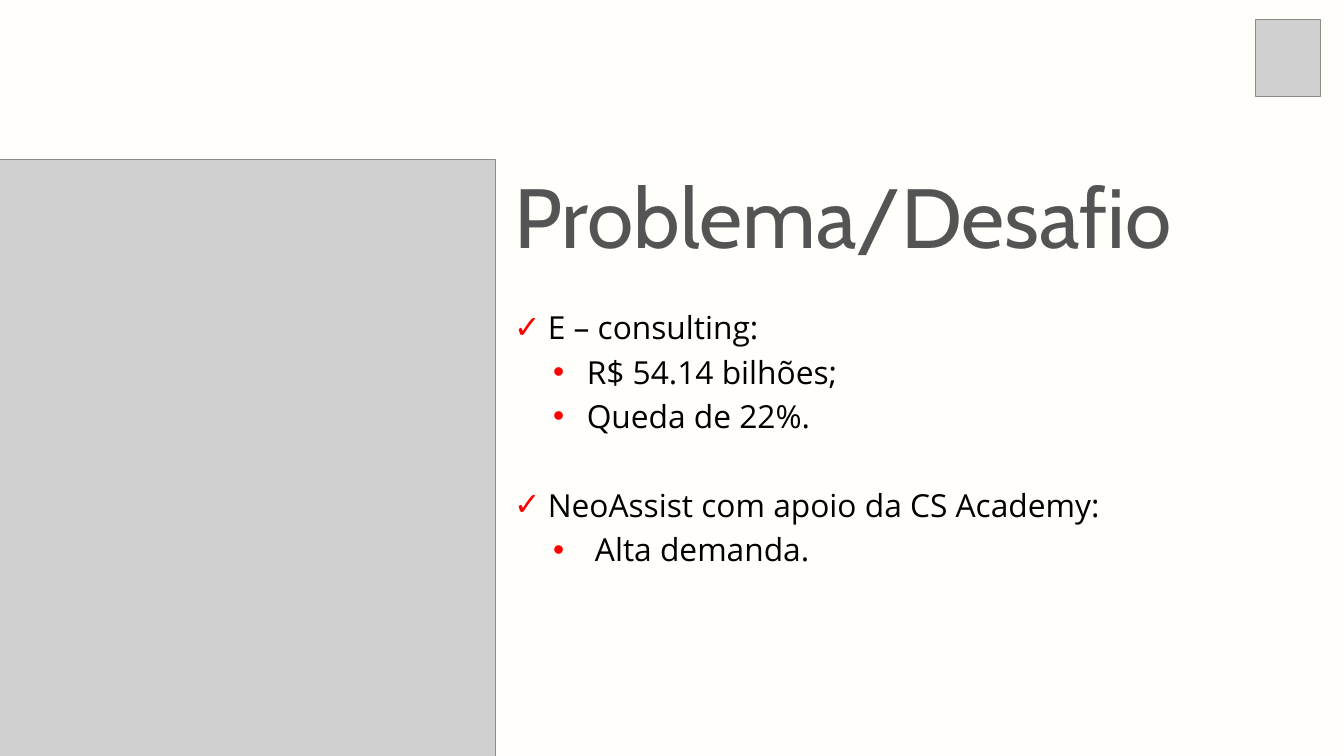
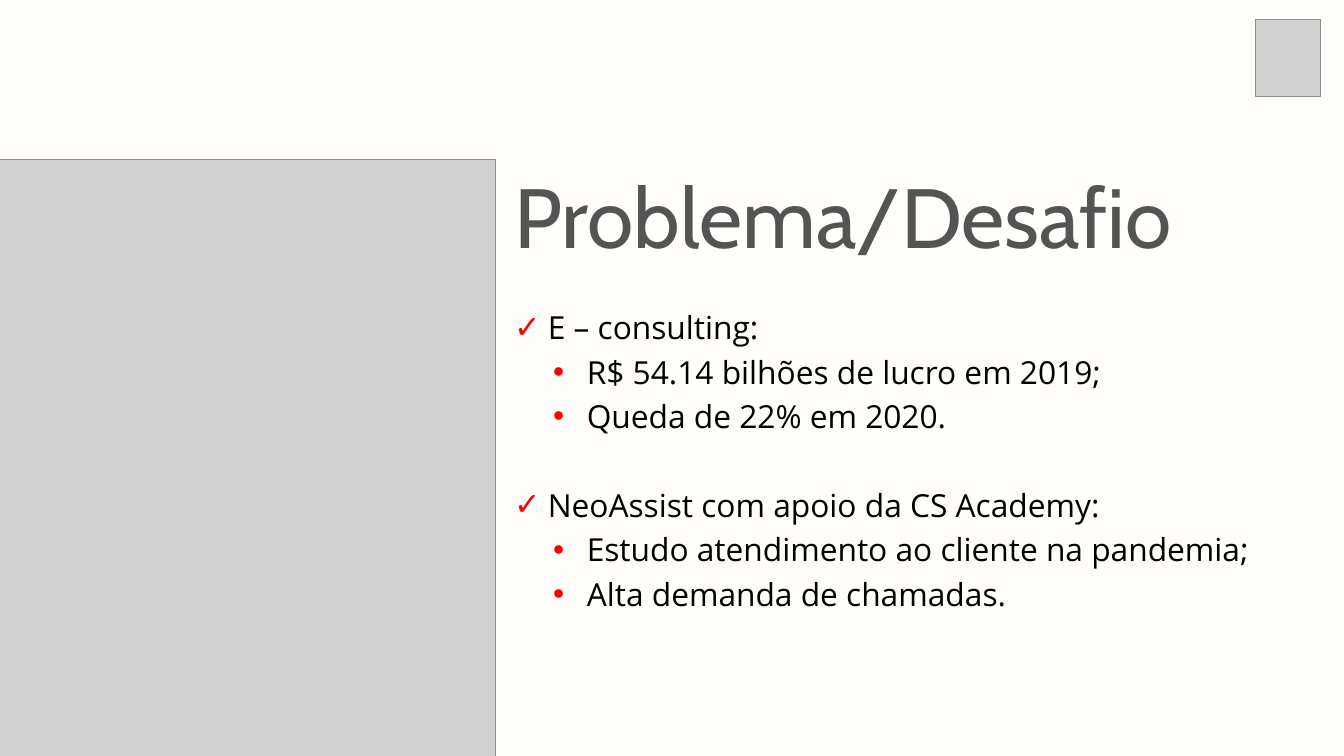
Before and after one commit to christian-raphael/Pyxis, a slide deck: slide 4 of Documentação/Pyxis.pptx. Drawn at 1344x756 pixels with LibreOffice and Linux fonts; fonts in the diff are those of the drawing; grey boxes stand for pictures. Boxes give left, top, right and bottom in pixels: in the first picture for what was removed or moved away, otherwise in the second. Text is boxed around its words. In the diff, an @@ line names an element or a change of style, - is before the commit and + after.

```diff
--- a/Documentação/Pyxis.pptx
+++ b/Documentação/Pyxis.pptx
@@ text at <box>587,360,1101,434</box>: text changed @@
-• R$ 54.14 bilhões;
-• Queda de 22%.
+• R$ 54.14 bilhões de lucro em 2019;
+• Queda de 22% em 2020.
@@ text at <box>587,537,1248,607</box>: text changed @@
-• Alta demanda.
+• Estudo atendimento ao cliente na pandemia;
+• Alta demanda de chamadas.
```
Also in this commit, not shown: 1 other slide changed.
